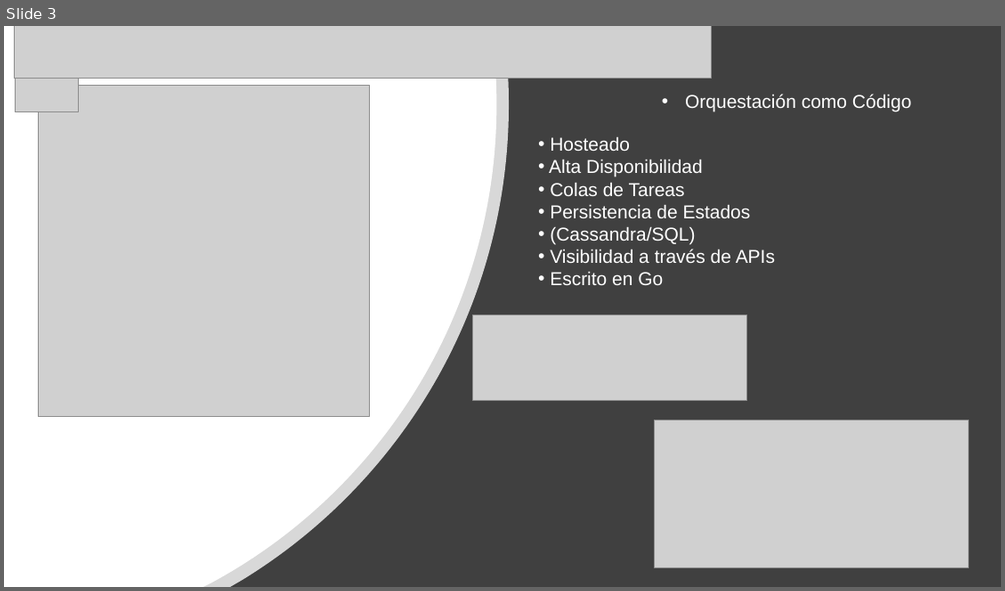
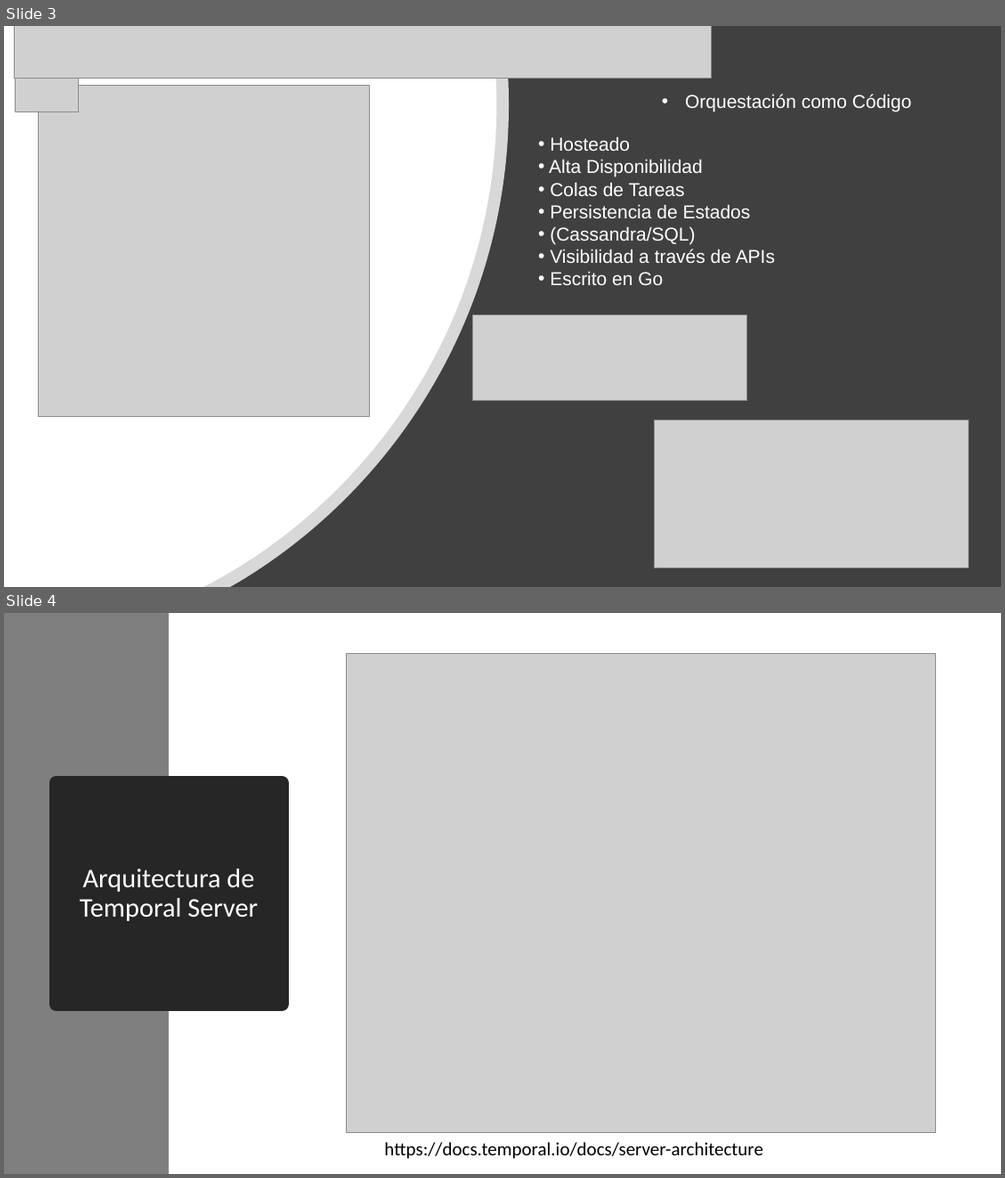
Before and after one commit to jclanas2019/temporal-io-workshop-2021, a slide deck: Nerdearla2021.pptx. Shown one above the other, each under a label of ours: slide 3 before the commit, slides 3 and 4 after it. The pictures are 1005x591 and 1005x1178 pixels, drawn with LibreOffice and Linux fonts; fonts in the diff are those of the drawing; grey boxes stand for pictures. Boxes give left, top, right and bottom in pixels: in the first picture for what was removed or moved away, otherwise in the second. Text is boxed around its words. In the diff, an @@ line names an element or a change of style, - is before the commit and + after.

```diff
--- a/Nerdearla2021.pptx
+++ b/Nerdearla2021.pptx
@@ slide 4 added at [4, 613, 1001, 1174], background #FFFFFF @@
@@ rectangle added at [4, 613, 169, 1174], fill #7F7F7F @@
@@ picture added at [347, 654, 936, 1133] @@
@@ title added at [57, 783, 282, 1004], fill #262626, outline #262626 13.75 pt, 26 pt, text #FFFFFF @@
+Arquitectura de Temporal Server
@@ text added at [384, 1142, 762, 1159], 18 pt, text #000000 @@
+https://docs.temporal.io/docs/server-architecture
```
